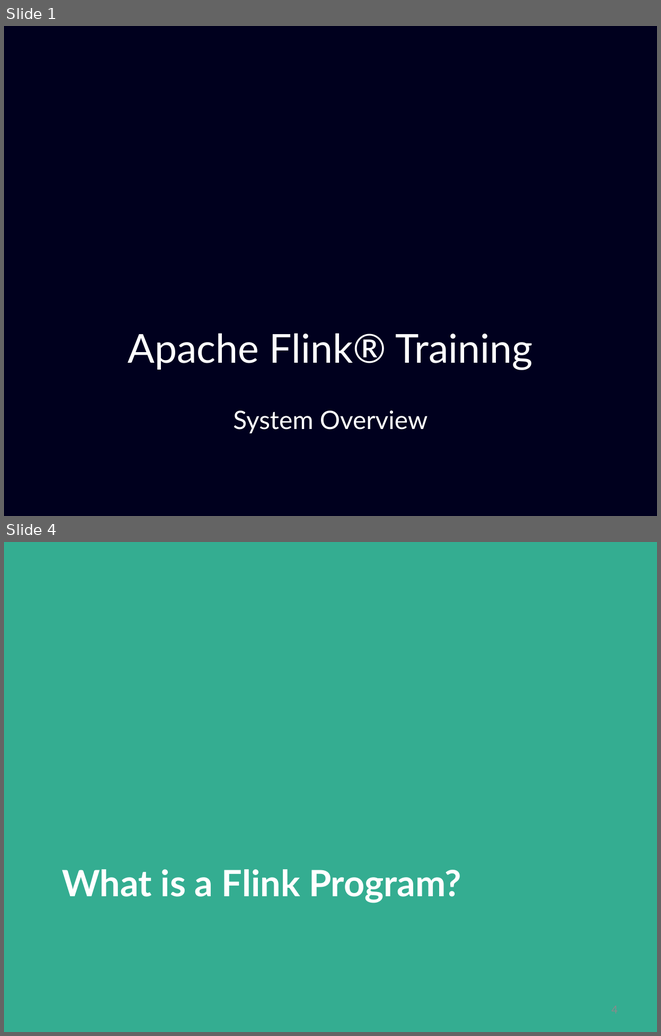
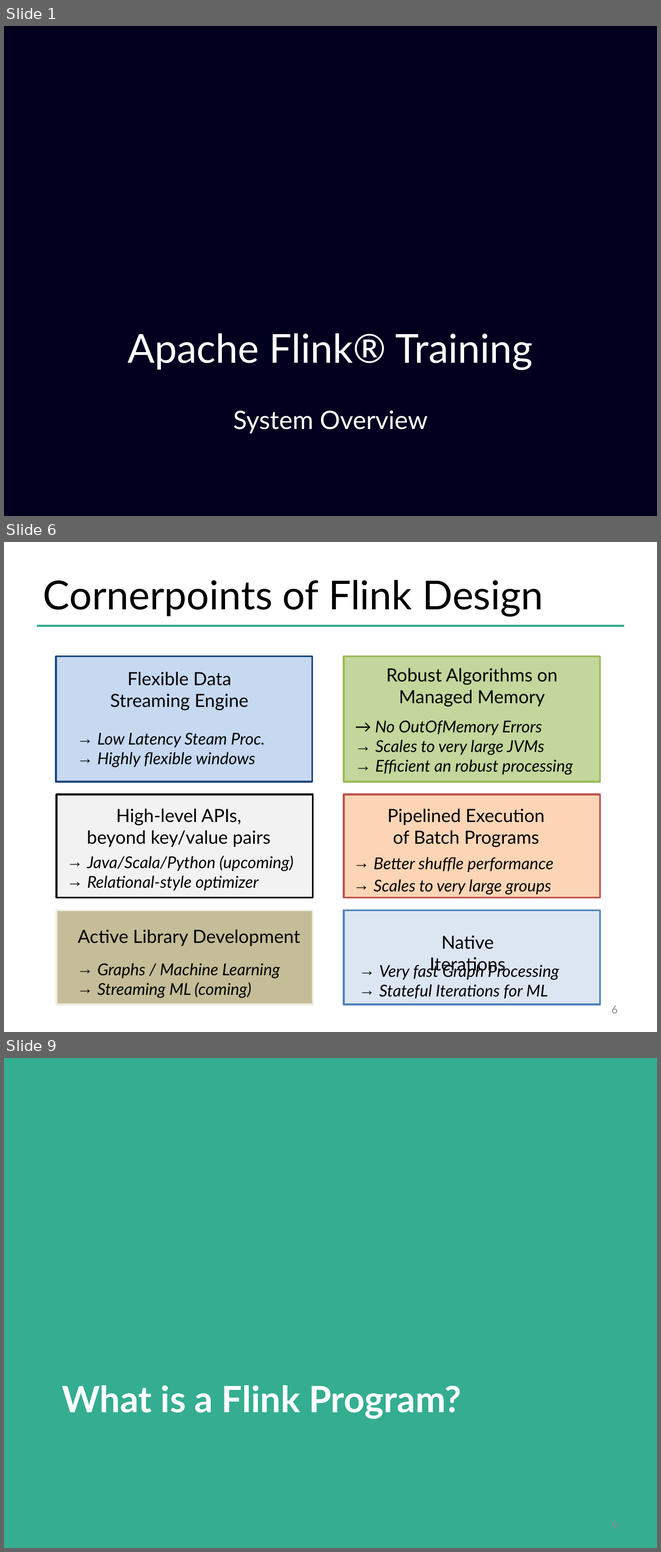
Before and after one commit to dataArtisans/flink-training-web, a slide deck: slides/flink_overview.pptx. Shown one above the other, each under a label of ours: slides 1 and 4 before the commit, slides 1, 6 and 9 after it; the slides between them are not shown. The pictures are 661x1036 and 661x1552 pixels, drawn with LibreOffice and Linux fonts; fonts in the diff are those of the drawing; background and template pictures are left out. Boxes give left, top, right and bottom in pixels: in the first picture for what was removed or moved away, otherwise in the second. Text is boxed around its words. In the diff, an @@ line names an element or a change of style, - is before the commit and + after.

```diff
--- a/slides/flink_overview.pptx
+++ b/slides/flink_overview.pptx
@@ slide 6 added at bbox=[4, 542, 657, 1032], background #FFFFFF @@
@@ title added at bbox=[43, 580, 543, 616], 44 pt, text #000000 @@
+Cornerpoints of Flink Design
@@ line added from (37, 626) to (624, 626), #34AD91 2 pt @@
@@ rectangle added at bbox=[55, 656, 312, 782], fill #C6D9F1, outline #1F497D 2 pt @@
@@ rectangle added at bbox=[344, 656, 600, 782], fill #C3D69B, outline #9BBB59 2 pt @@
@@ text added at bbox=[386, 668, 558, 706], 20 pt, text #000000 @@
+Robust Algorithms on Managed Memory
@@ text added at bbox=[110, 671, 249, 711], 20 pt, text #000000 @@
+Flexible Data
+Streaming Engine
@@ text added at bbox=[97, 732, 265, 767], 18 pt, text #000000, italic @@
+→ Low Latency Steam Proc.
+→ Highly flexible windows
@@ text added at bbox=[375, 720, 573, 775], 18 pt, text #000000, italic @@
+→ No OutOfMemory Errors
+→ Scales to very large JVMs
+→ Efficient an robust processing
@@ rectangle added at bbox=[56, 794, 313, 897], fill #F2F2F2, outline #000000 2 pt @@
@@ rectangle added at bbox=[344, 794, 600, 897], fill #FCD5B5, outline #C0504D 2 pt @@
@@ text added at bbox=[87, 808, 271, 847], 20 pt, text #000000 @@
+High-level APIs,
+beyond key/value pairs
@@ text added at bbox=[387, 808, 545, 847], 20 pt, text #000000 @@
+Pipelined Execution
+of Batch Programs
@@ text added at bbox=[87, 855, 293, 891], 18 pt, text #000000, italic @@
+→ Java/Scala/Python (upcoming)
+→ Relational-style optimizer
@@ text added at bbox=[373, 857, 554, 872], 18 pt, text #000000, italic @@
+→ Better shuffle performance
@@ text added at bbox=[373, 879, 551, 894], 18 pt, text #000000, italic @@
+→ Scales to very large groups
@@ rectangle added at bbox=[56, 910, 313, 1004], fill #C4BD97, outline #EEECE1 2 pt @@
@@ rectangle added at bbox=[344, 910, 600, 1004], fill #DCE6F2, outline #4F81BD 2 pt @@
@@ text added at bbox=[78, 929, 300, 946], 20 pt, text #000000 @@
+Active Library Development
@@ text added at bbox=[430, 935, 505, 973], 20 pt, text #000000 @@
+Native Iterations
@@ text added at bbox=[97, 963, 280, 998], 18 pt, text #000000, italic @@
+→ Graphs / Machine Learning
+→ Streaming ML (coming)
@@ text added at bbox=[379, 962, 559, 998], 18 pt, text #000000, italic @@
+→ Very fast Graph Processing
+→ Stateful Iterations for ML
@@ page number added at bbox=[611, 1005, 618, 1013], 12 pt, text #8C8C8C @@
+6
@@ what was slide 4 is now slide 9 @@
```
Also in this commit, not shown: 3 slides changed, 29 other slides added, 1 slide removed.
